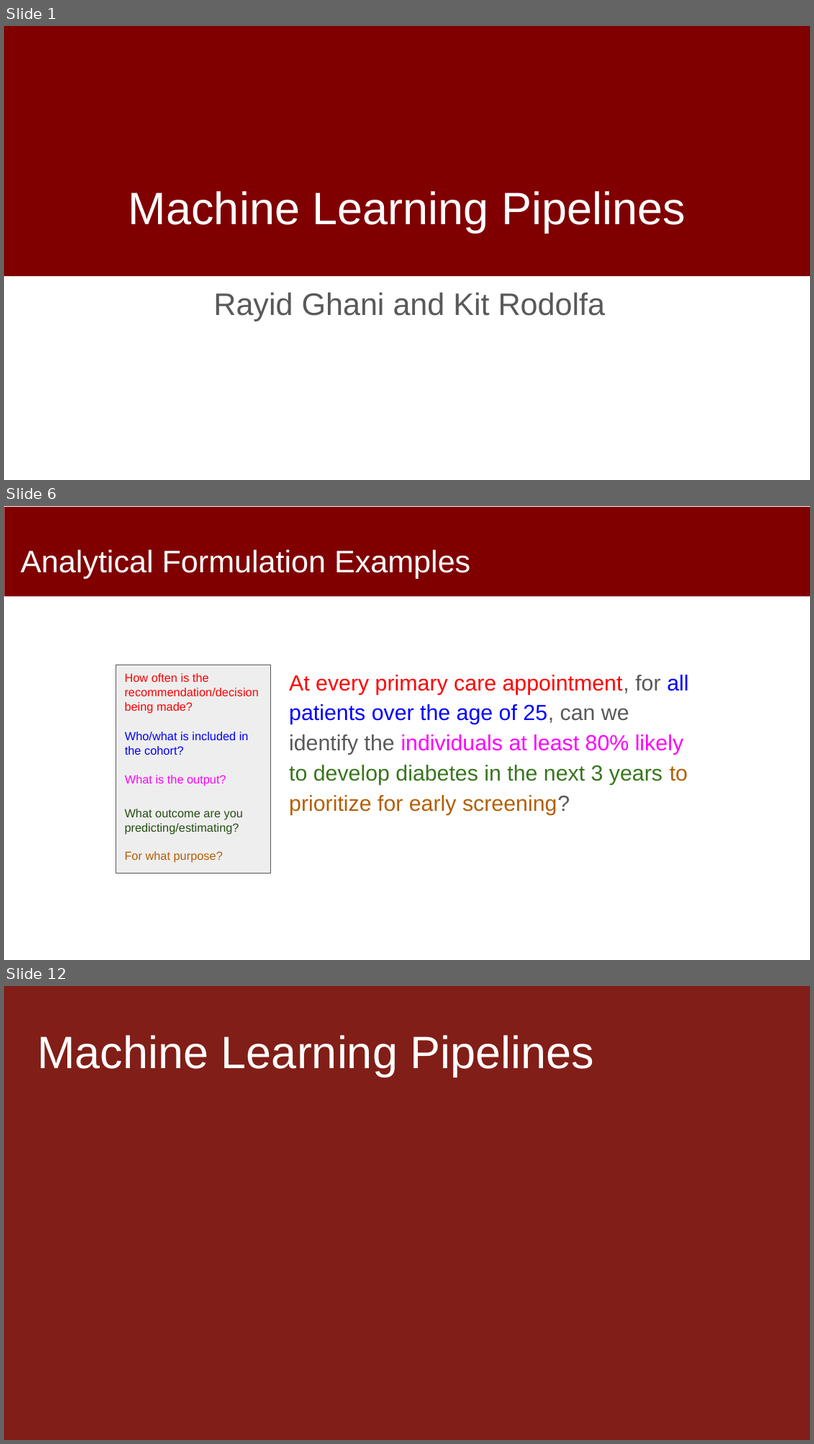
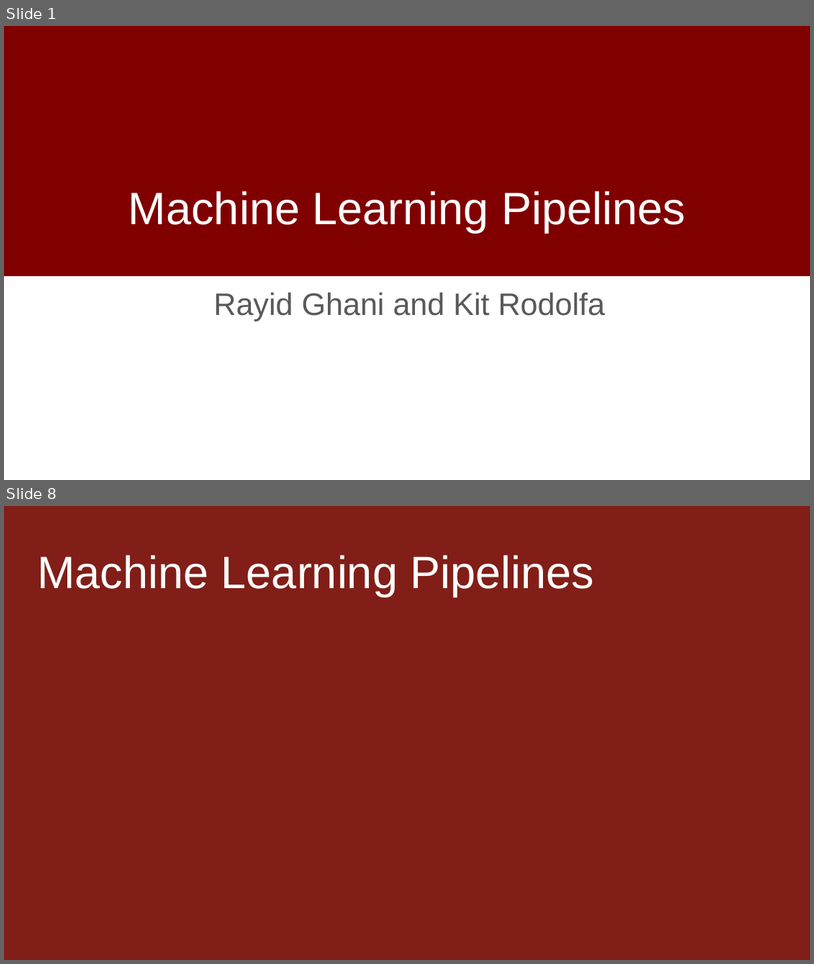
Before and after one commit to dssg/MLinPractice, a slide deck: Lectures/Lecture8-Machine-Learning-Pipelines.pptx. Shown one above the other, each under a label of ours: slides 1, 6 and 12 before the commit, slides 1 and 8 after it; the slides between them are not shown. The pictures are 814x1444 and 814x964 pixels, drawn with LibreOffice and Linux fonts; fonts in the diff are those of the drawing; background and template pictures are left out. Boxes give left, top, right and bottom in pixels: in the first picture for what was removed or moved away, otherwise in the second. Text is boxed around its words. In the diff, an @@ line names an element or a change of style, - is before the commit and + after.

```diff
--- a/Lectures/Lecture8-Machine-Learning-Pipelines.pptx
+++ b/Lectures/Lecture8-Machine-Learning-Pipelines.pptx
@@ slide 6 removed at (4, 506, 810, 960), background #FFFFFF @@
@@ rectangle removed at (5, 507, 810, 596) @@
@@ title removed at (21, 549, 471, 579) @@
-Analytical Formulation Examples
@@ rectangle removed at (116, 664, 271, 873) @@
@@ text removed at (125, 673, 259, 713) @@
-How often is the recommendation/decision being made?
@@ text removed at (289, 674, 689, 815) @@
-At every primary care appointment, for all patients over the age of 25, can we identify the individuals at least 80% likely to develop diabetes in the next 3 years to prioritize for early screening?
@@ text removed at (125, 731, 249, 754) @@
-Who/what is included in the cohort?
@@ text removed at (125, 775, 226, 785) @@
-What is the output?
@@ text removed at (125, 808, 243, 862) @@
-What outcome are you predicting/estimating?
-For what purpose?
@@ what was slide 12 is now slide 8 @@
```
Also in this commit, not shown: 4 slides changed, 4 slides added, 9 other slides removed.
